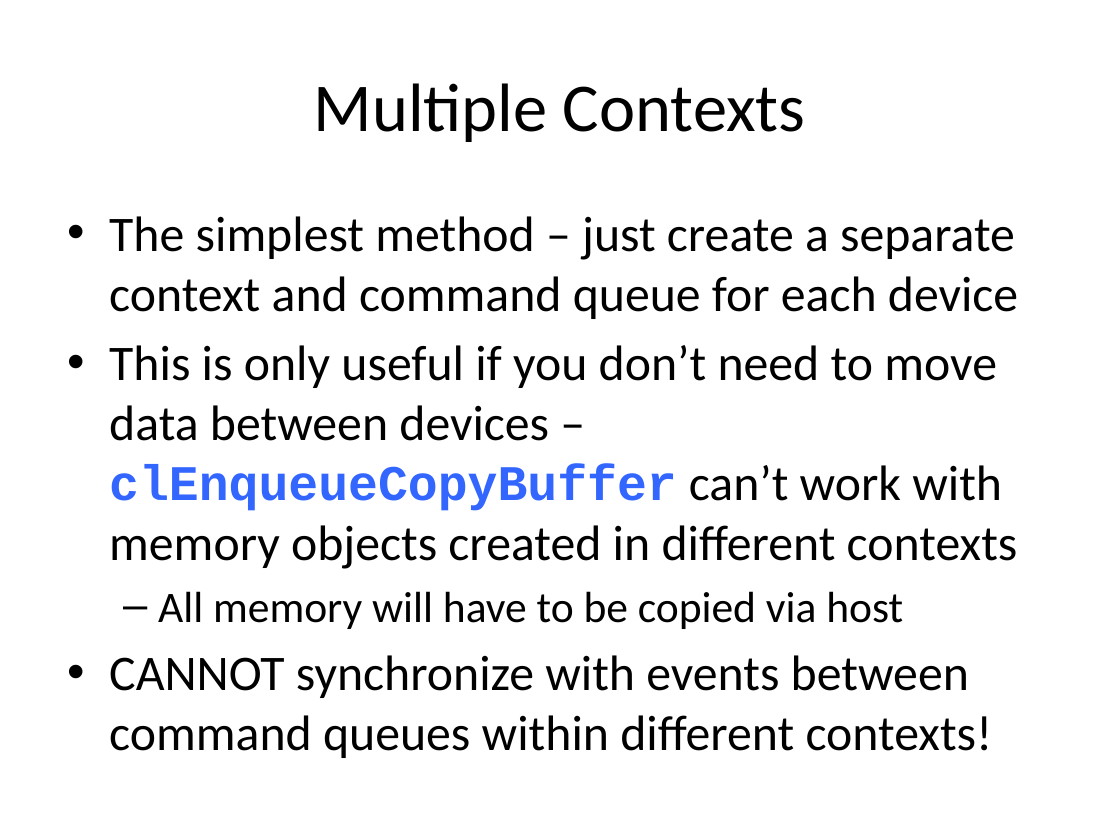
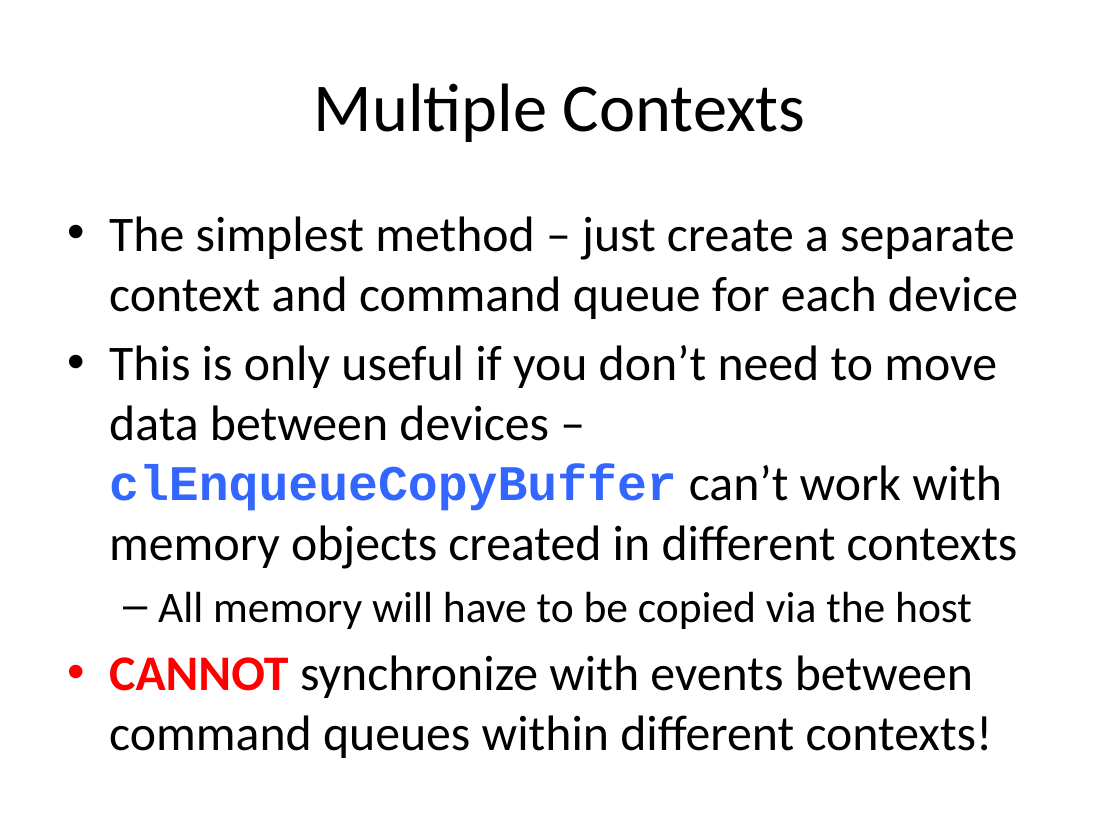
Before and after one commit to UoB-HPC/opencl-training-code, a slide deck: slide 7 of slides/advanced_part1.pptx. Drawn at 1120x840 pixels with LibreOffice and Linux fonts; fonts in the diff are those of the drawing. Boxes give left, top, right and bottom in pixels: in the first picture for what was removed or moved away, otherwise in the second. Text is boxed around its words. In the diff, an @@ line names an element or a change of style, - is before the commit and + after.

Commit message:
Part 1 updates
Minor wording improvements across several slides.

```diff
--- a/slides/advanced_part1.pptx
+++ b/slides/advanced_part1.pptx
@@ text at [158,591,972,629]: text changed @@
-  – All memory will have to be copied via host
+  – All memory will have to be copied via the host
@@ text at [109,655,993,758]: text colour #000000 to #FF0000, bold on in "CANNOT" @@
```
Also in this commit, not shown: 12 other slides changed.
